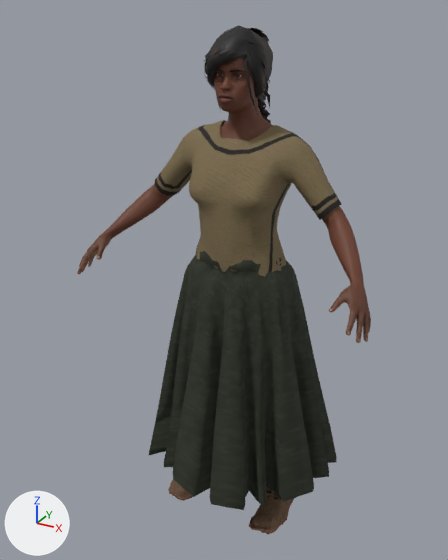
The glTF model chars/real/f_herbalist.glb as it was, and as the next commit left it.
Rendered twice from a camera (50 mm lens) standing at (0.883, -1.758, 1.732) and looking at (-0.057, -0.049, 0.877). Every picture has the same lights, and +X, +Y and +Z are marked at lower left. The first picture is the older version.

Objects in the first picture: 'f_herbalist', 'f_herbalist.elvs_unkempt_french_braid', 'f_herbalist.rehmanpolanski_viking_boots', 'f_herbalist.toigo_long_full_skirt', 'f_herbalist.wdg_mycenaean_tunic'.
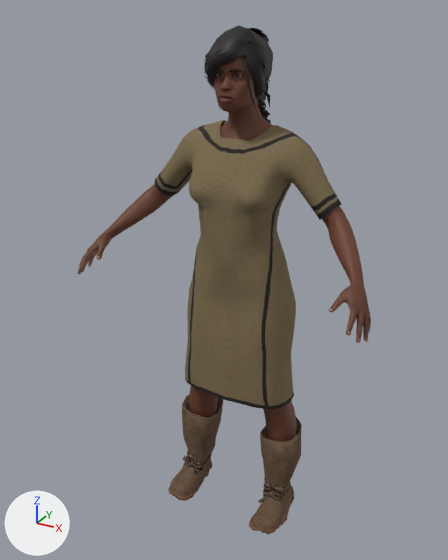
Pixel boxes (x1, y1, x2, y2) of what changed, in the pictures (448 x 560 px):
'f_herbalist.toigo_long_full_skirt', deleted: before (149, 251, 337, 510)
'f_herbalist.rehmanpolanski_viking_boots', unchanged, uncovered by the edit: before (168, 479, 294, 534); after (168, 394, 302, 534)

The change, as a diff of the scene's bpy script:
```diff
--- a/chars/real/f_herbalist.glb.py
+++ b/chars/real/f_herbalist.glb.py
@@ ob_f_herbalist_toigo_long_full_skirt @@
-ob_f_herbalist_toigo_long_full_skirt = bpy.data.objects.new('f_herbalist.toigo_long_full_skirt', me_skirt_full_long)
-ob_f_herbalist_toigo_long_full_skirt.location = (0.0, 0.0, 0.0)
```
